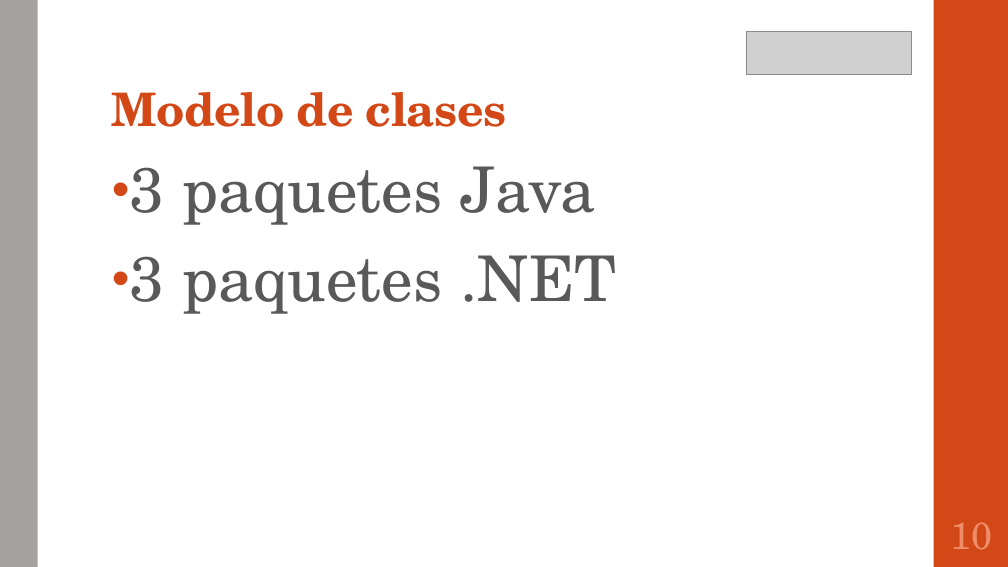
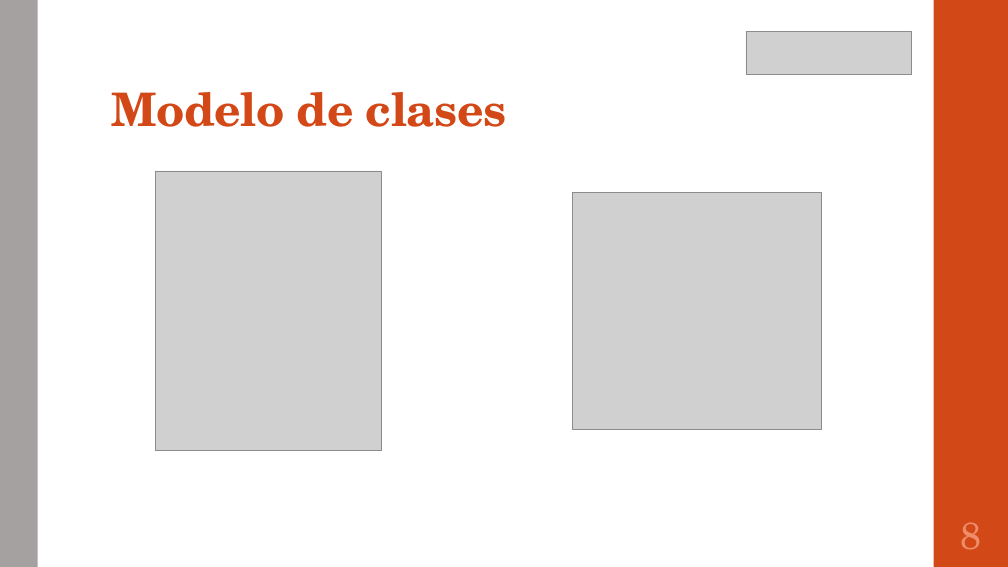
Before and after one commit to portafolio2016/hipocrates, a slide deck: slide 9 of presentación lunes 24 octubre 2016.pptx (slide 11 before the commit). Drawn at 1008x567 pixels with LibreOffice and Linux fonts; fonts in the diff are those of the drawing; grey boxes stand for pictures. Boxes give left, top, right and bottom in pixels: in the first picture for what was removed or moved away, otherwise in the second. Text is boxed around its words. In the diff, an @@ line names an element or a change of style, - is before the commit and + after.

```diff
--- a/presentación lunes 24 octubre 2016.pptx
+++ b/presentación lunes 24 octubre 2016.pptx
@@ text removed at (x1=130, y1=166, x2=617, y2=314) @@
-• 3 paquetes Java
-• 3 paquetes .NET
@@ picture added at (x1=156, y1=171, x2=382, y2=451) @@
@@ picture added at (x1=572, y1=192, x2=822, y2=430) @@
@@ page number at (x1=961, y1=522, x2=982, y2=550): text changed @@
-10
+8
```
Also in this commit, not shown: 8 other slides changed, 1 slide added, 4 slides removed.
